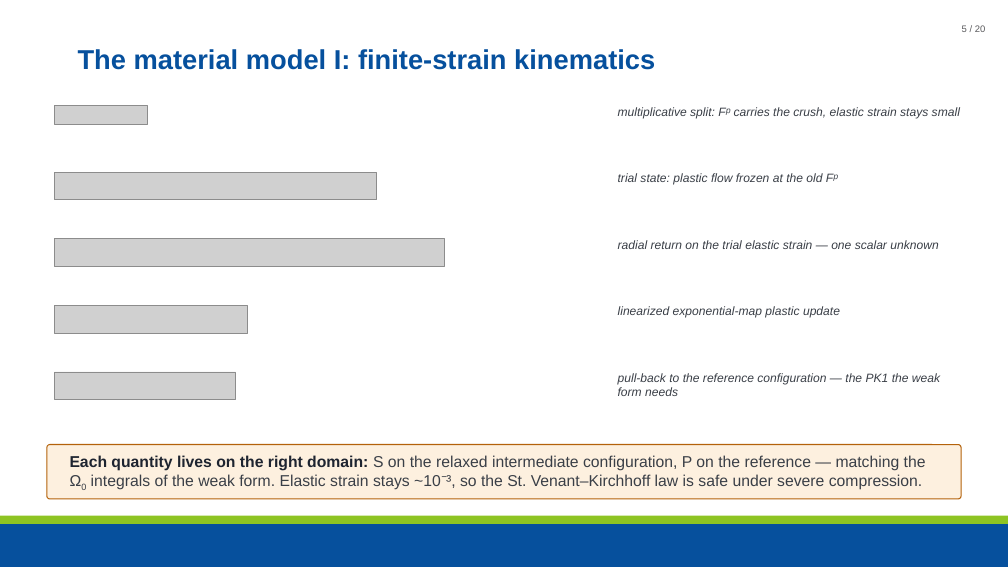
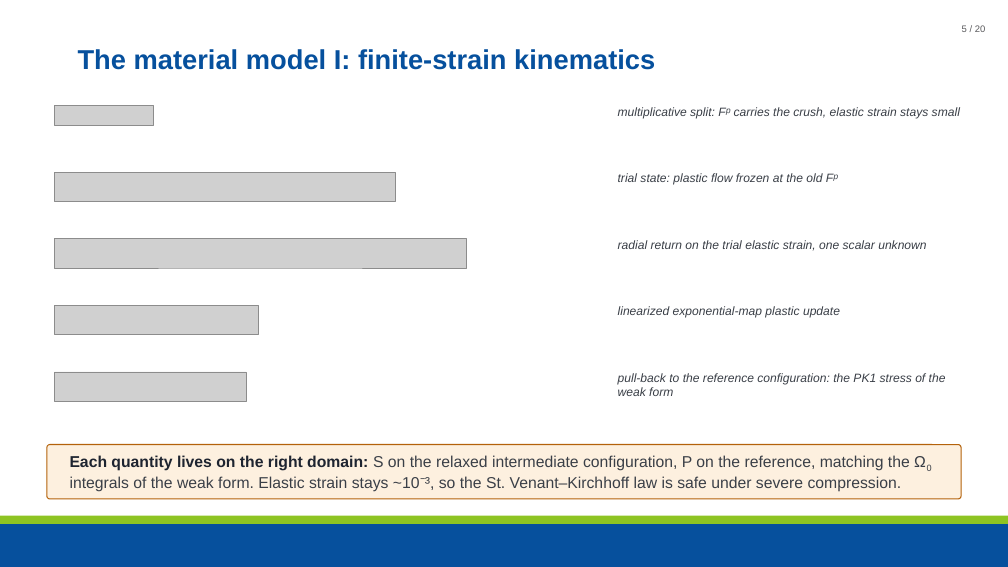
Before and after one commit to maxnezdyur/marlin, a slide deck: slide 5 of examples/impact/slide_assets/WCCM_NEML2_explicit_dynamics_v2.pptx. Drawn at 1008x567 pixels with LibreOffice and Linux fonts; fonts in the diff are those of the drawing; grey boxes stand for pictures; background and template pictures are left out. Boxes give left, top, right and bottom in pixels: in the first picture for what was removed or moved away, otherwise in the second. Text is boxed around its words. In the diff, an @@ line names an element or a change of style, - is before the commit and + after.

```diff
--- a/examples/impact/slide_assets/WCCM_NEML2_explicit_dynamics_v2.pptx
+++ b/examples/impact/slide_assets/WCCM_NEML2_explicit_dynamics_v2.pptx
@@ picture resized from (x1=54, y1=106, x2=147, y2=124) to (x1=54, y1=106, x2=153, y2=126) @@
@@ picture resized from (x1=54, y1=172, x2=377, y2=200) to (x1=54, y1=172, x2=395, y2=202) @@
@@ picture resized from (x1=54, y1=239, x2=444, y2=266) to (x1=54, y1=239, x2=467, y2=268) @@
@@ text at (x1=618, y1=240, x2=926, y2=250): text changed @@
-radial return on the trial elastic strain — one scalar unknown
+radial return on the trial elastic strain, one scalar unknown
@@ picture resized from (x1=54, y1=306, x2=247, y2=333) to (x1=54, y1=306, x2=258, y2=335) @@
@@ picture resized from (x1=54, y1=372, x2=236, y2=399) to (x1=54, y1=372, x2=246, y2=402) @@
@@ text at (x1=618, y1=373, x2=946, y2=396): text changed @@
-pull-back to the reference configuration — the PK1 the weak form needs
+pull-back to the reference configuration: the PK1 stress of the weak form
@@ text at (x1=70, y1=455, x2=910, y2=492): text changed @@
-Each quantity lives on the right domain: S on the relaxed intermediate configuration, P on the reference — matching the Ω0 integrals of the weak form. Elastic strain stays ~10⁻³, so the St. Venant–Kirchhoff law is safe under severe compression.
+Each quantity lives on the right domain: S on the relaxed intermediate configuration, P on the reference, matching the Ω0 integrals of the weak form. Elastic strain stays ~10⁻³, so the St. Venant–Kirchhoff law is safe under severe compression.
```
Also in this commit, not shown: 17 other slides changed, 1 other file.
